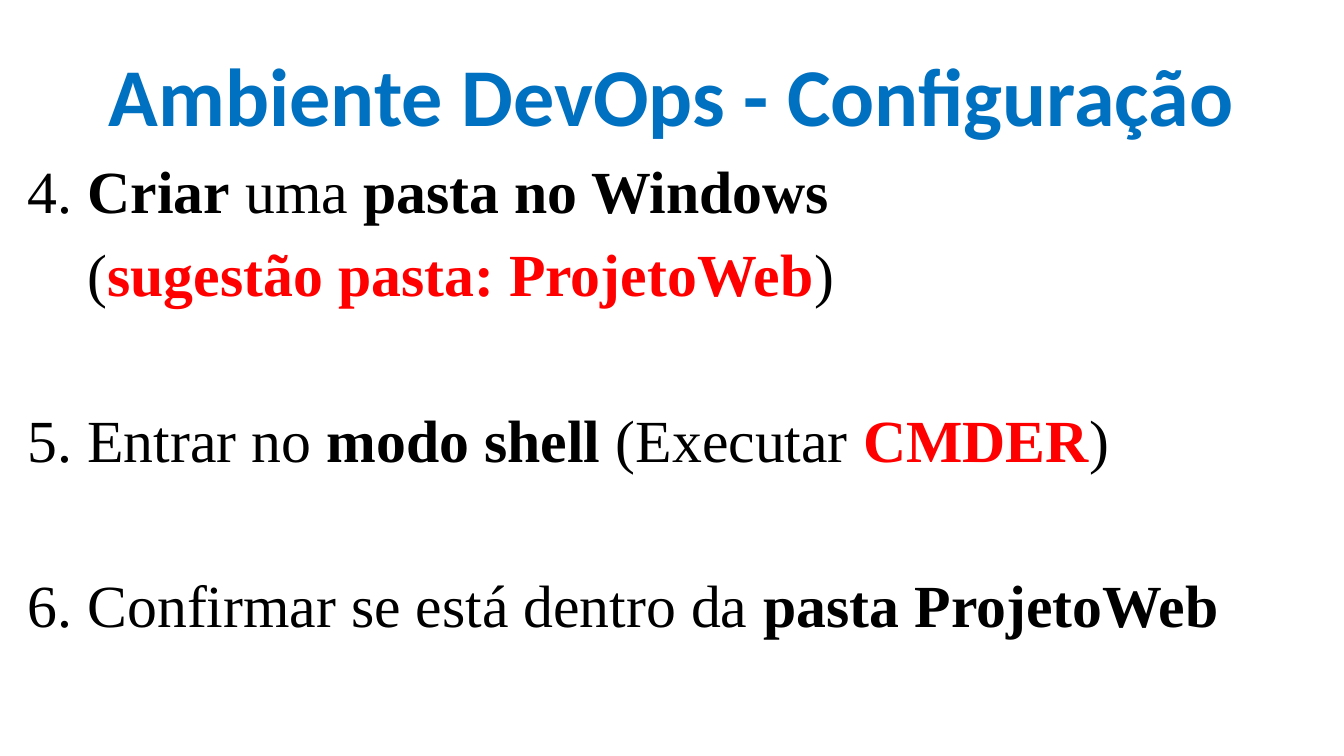
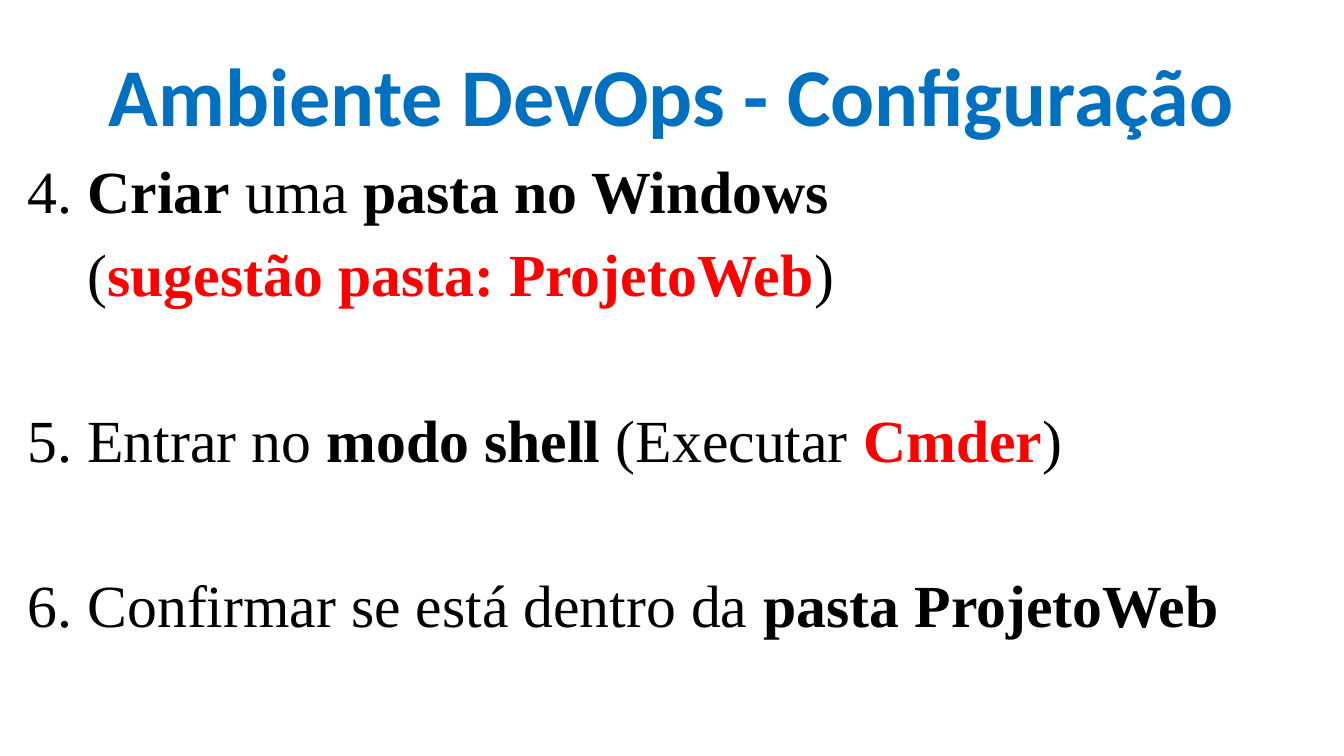
Before and after one commit to CloudEducationBrazil/WydenDesenvolvimentoWebPHP, a slide deck: slide 7 of 01 Classes/Aula 02, 03, 04 Desenvolvimento Web Caracterização - HTML.pptx. Drawn at 1344x756 pixels with LibreOffice and Linux fonts; fonts in the diff are those of the drawing; background and template pictures are left out. Boxes give left, top, right and bottom in pixels: in the first picture for what was removed or moved away, otherwise in the second. Text is boxed around its words. In the diff, an @@ line names an element or a change of style, - is before the commit and + after.

```diff
--- a/01 Classes/Aula 02, 03, 04 Desenvolvimento Web Caracterização - HTML.pptx
+++ b/01 Classes/Aula 02, 03, 04 Desenvolvimento Web Caracterização - HTML.pptx
@@ text at <box>28,420,1062,473</box>: text changed @@
-5. Entrar no modo shell (Executar CMDER)
+5. Entrar no modo shell (Executar Cmder)
```
Also in this commit, not shown: 52 other slides changed, 1 slide removed, 1 other file.
